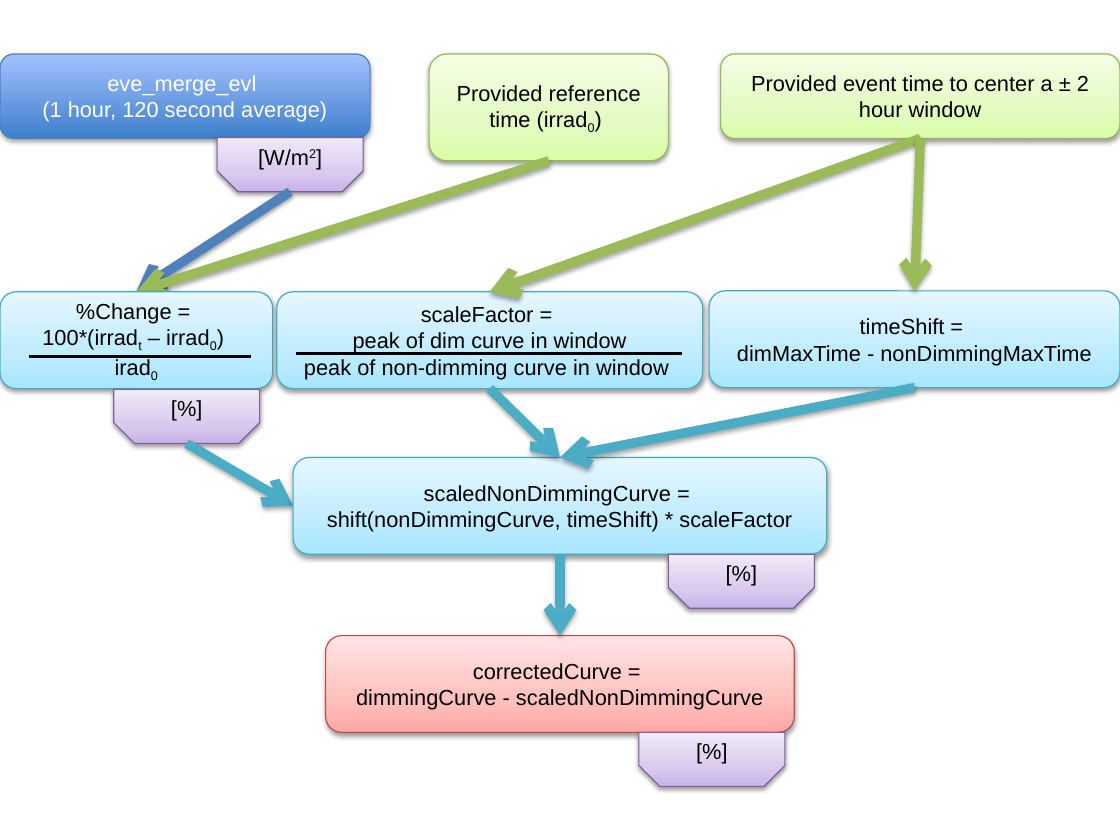
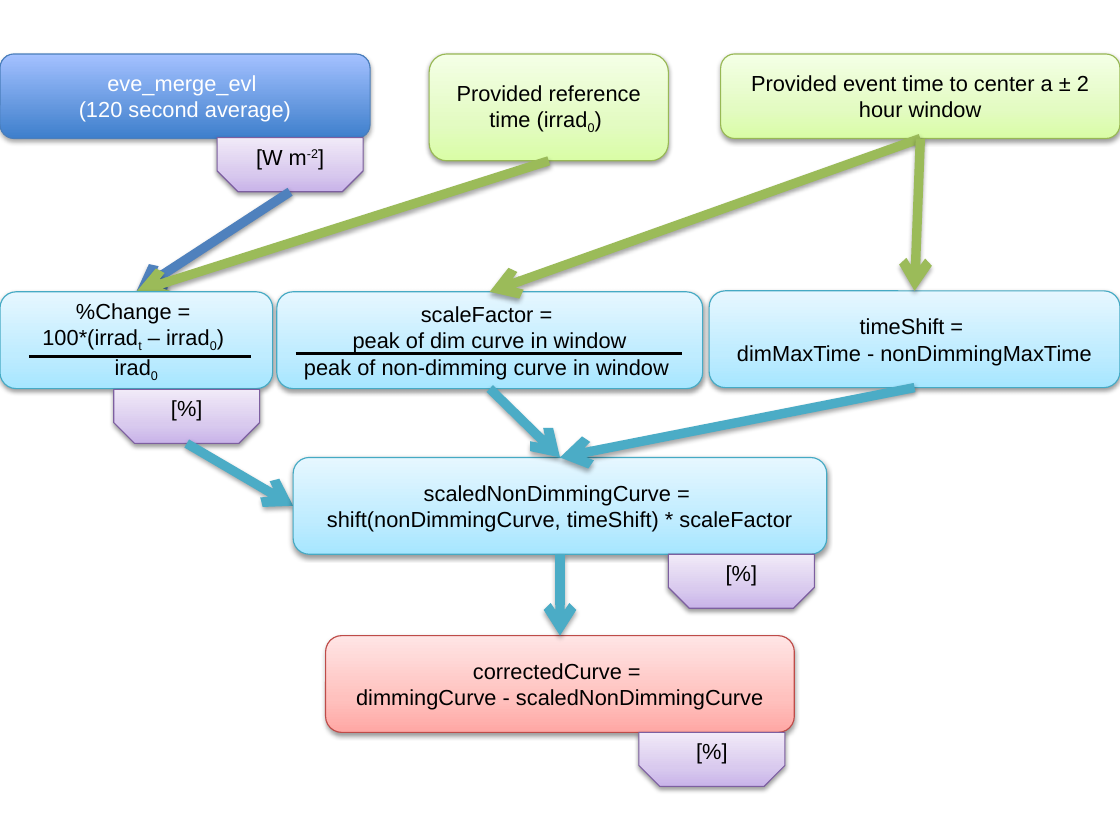
Before and after one commit to jmason86/PhD_Dissertation, a slide deck: slide 1 of LaTeX/Images/Dimming Correction and Fitting Algorithm.pptx. Drawn at 1120x840 pixels with LibreOffice and Linux fonts; fonts in the diff are those of the drawing. Boxes give left, top, right and bottom in pixels: in the first picture for what was removed or moved away, otherwise in the second. Text is boxed around its words. In the diff, an @@ line names an element or a change of style, - is before the commit and + after.

```diff
--- a/LaTeX/Images/Dimming Correction and Fitting Algorithm.pptx
+++ b/LaTeX/Images/Dimming Correction and Fitting Algorithm.pptx
@@ text in rounded rectangle at (x1=79, y1=101, x2=291, y2=122): text changed @@
-(1 hour, 120 second average)
+(120 second average)
@@ text in snip same rect at (x1=256, y1=149, x2=318, y2=169): text changed @@
-[W/m2]
+[W m-2]
```
Also in this commit, not shown: 7 other files.
